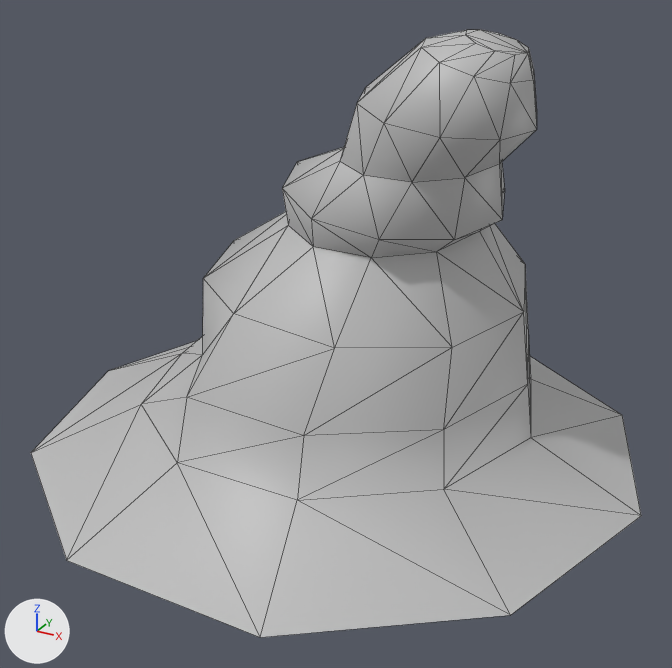
The FBX model Assets/Models/Models_Environment/ModelsMars/SM_Cave_Stalagmite_03.fbx as it was, and as the next commit left it.
Camera for both pictures: a 50 mm lens placed at (51.48, -140.82, 1.99), pointed at (49.87, -137.89, 0.52). Every picture has the same lights, and +X, +Y and +Z are marked at lower left. Mesh edges are drawn as thin lines. Objects named as collision shapes, trigger or cutter boxes, shadow casters or lower levels of detail are left out. Where no turn or scale is listed for an object, it has been applied to the vertices.

The first picture shows 'SM_Cave_Stalagmite_03'.
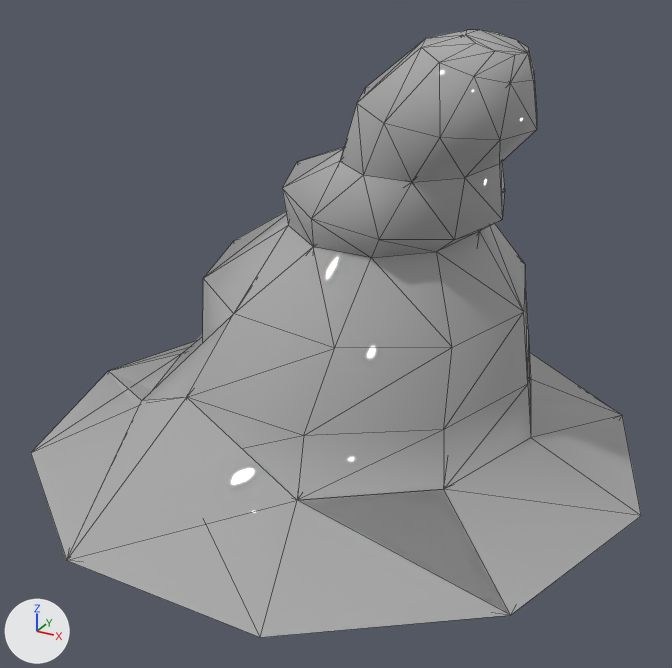
The newer file is also turned or shifted as a whole; pictures and numbers use the older file's frame.

Changed parts and their boxes (x1, y1, x2, y2) in the pictures (672 x 668 px):
'SM_Cave_Stalagmite_03', recoloured, surface changed: (31, 29, 641, 637) in both
'SM_Cave_Stalagmite_03_col', added: after (67, 315, 620, 615)

What changed in the scene script:
```text
Change mat_lambert1:
    mat_lambert1.base_color: (0.5, 0.5, 0.5) -> (0.4, 0.4, 0.4)  # grey #bcbcbc -> grey #aaaaaa
    mat_lambert1.roughness: 0.5 -> 0.0
Add me_mesh_001_1:
    me_mesh_001_1.from_pydata(...)  # 24 vertices, 38 faces; spans x -1.27..1.03, y -1.21..1.21, z 0.0..1.67
    me_mesh_001_1.materials.append(mat_lambert1)  # grey #aaaaaa
Add ob_sm_cave_stalagmite_03_col:
    ob_sm_cave_stalagmite_03_col = bpy.data.objects.new('SM_Cave_Stalagmite_03_col', me_mesh_001_1)
    ob_sm_cave_stalagmite_03_col.location = (49.81, -137.77, 0.0)
```
